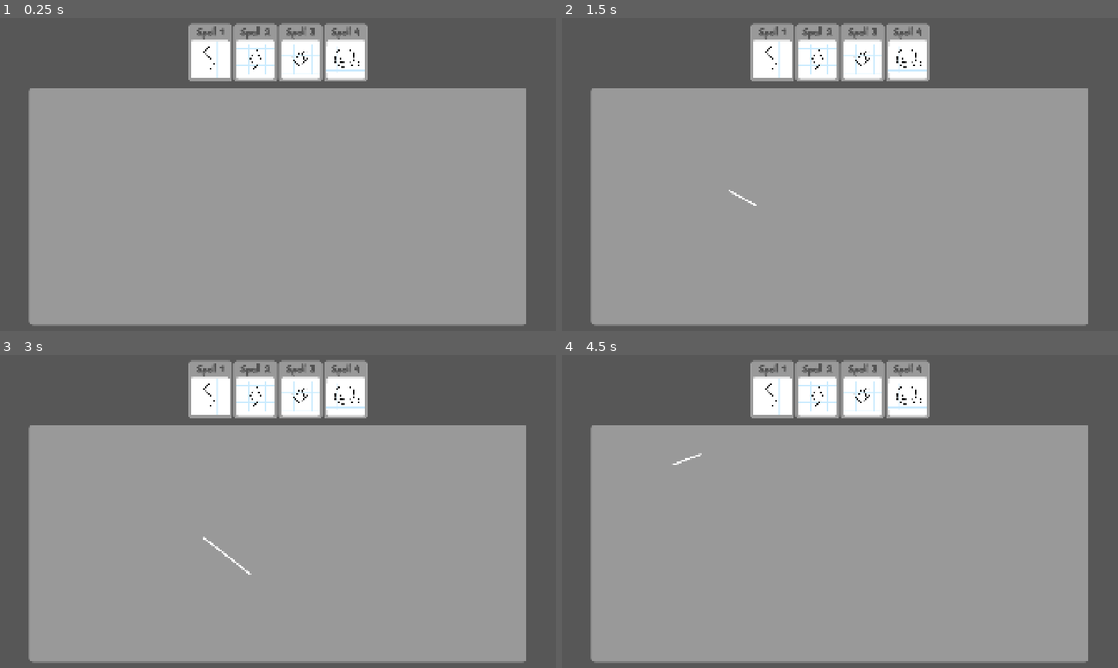
Above: before the commit, frames 1-4 (two rows, left to right).
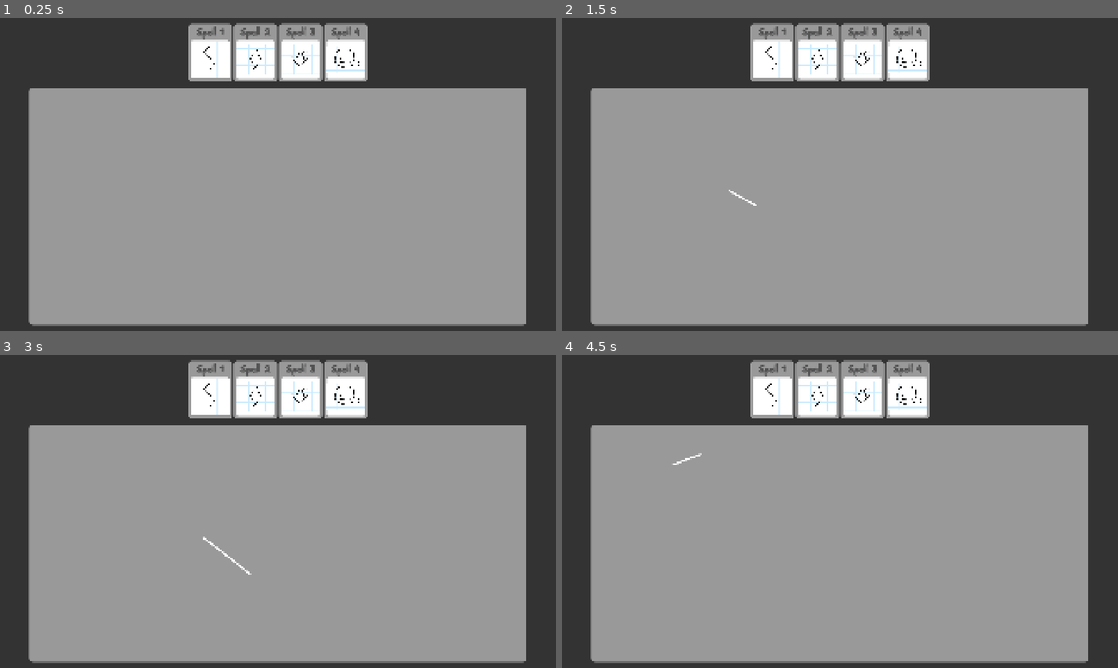
Above: after the commit, the same moments.

Repository: stvnnfrl/Portfolio
Game: Godot game, scene res://scenes/drawing.tscn
Same seed, same stepped clock (60 frames per second), same inputs: the game is played once before the commit and once after it.
Inputs (mouse positions are in pixels of both pictures, inside the frame that each line leads up to):
- Up to frame 1 (0.25 s): no input
- Up to frame 2 (1.5 s): tap Enter at 0.5 s; drag from (840, 205) to (895, 105) at 0.52 s; tap Space at 1.25 s; drag from (728, 190) to (812, 237) at 1.27 s
- Up to frame 3 (3 s): tap Enter at 2 s; move the mouse to (333, 442) at 2.02 s; click (333, 442) at 2.17 s; tap Space at 2.75 s; drag from (250, 574) to (111, 464) at 2.77 s
- Up to frame 4 (4.5 s): tap Enter at 3.5 s; move the mouse to (1006, 558) at 3.52 s; click (1006, 558) at 3.67 s; tap Space at 4.25 s; drag from (673, 464) to (756, 433) at 4.27 s

The runs differ from the first frame. In frame 1, 26% of the frame differs, in the area x 0-100%, y 0-100%; in frame 2, 26%; in frame 3, 26%; in frame 4, 26%.

Commit message:
drawing mini project ready

Diff:
--- a/mini_projects/drawing/code/GestureRecognizer.gd
+++ b/mini_projects/drawing/code/gesture_recognizer.gd
@@ -5,8 +5,10 @@
 
 # Called when the node enters the scene tree for the first time.
 func _ready() -> void:
-	test_resampler()
-	test_rotation()
+	#test_resampler()
+	#test_rotation()
+
+	load_templates()
 
 # Test functions
 func test_resampler():
@@ -71,11 +73,71 @@
 	pass
 
 
-# -------
+# ------- Template pipeline -------
+
+var templates : Dictionary = {}
+
+func normalize(points : PackedVector2Array, point_count : int = 64) -> PackedVector2Array:
+	# run step 1 to 3 of algorithm
+	points = resample(points, point_count)
+	points = rotate_to_zero(points)
+	points = scale_to_square(points, 250)
+	points = translate_to_origin(points)
+	return points
+
+func add_template(spell_name: String, raw_points: PackedVector2Array):
+	var normalized_points : PackedVector2Array = normalize(raw_points)
+
+	if not templates.has(spell_name):
+		templates[spell_name] = []
+
+	templates[spell_name].append(normalized_points)
+	save_templates()
+
+func save_templates():
+	var file = FileAccess.open("user://spells.json", FileAccess.WRITE)
+	if file:
+		var data_to_save : Dictionary = {}
+		for spell_name in templates:
+			data_to_save[spell_name] = []
+			for example in templates[spell_name]:
+				# convert to array for Json file
+				var point_list : Array = []
+				for p in example:
+					point_list.append([p.x, p.y])
+				data_to_save[spell_name].append(point_list)
+
+		file.store_string(JSON.stringify(data_to_save))
+		file.close()
+
+func load_templates():
+	# check if file exists
+	if not FileAccess.file_exists("user://spells.json"):
+		return
+
+	var file : FileAccess = FileAccess.open("user://spells.json", FileAccess.READ)
+	var text : String = file.get_as_text()
+	var json : JSON = JSON.new()
+	var parse_result : Error = json.parse(text)
+
+	if parse_result == OK:
+		var loaded_data = json.data
+		# clear dictionnary to make sure it is empty before adding data from file
+		templates.clear()
+
+		# Convert arrays [x, y] back to Vector2 for algorithm
+		for spell_name in loaded_data:
+			templates[spell_name] = []
+			for example_array in loaded_data[spell_name]:
+				var vec_array : PackedVector2Array = PackedVector2Array()
+				for p_data in example_array:
+					vec_array.append(Vector2(p_data[0], p_data[1]))
+				templates[spell_name].append(vec_array)
 
 # ------- $1 algorithm code -------
 
 # Step 1: Resampling
+
 func resample(points: PackedVector2Array, n: int = 64) -> PackedVector2Array:
 
 	# Don't bother resampling if the drawing is too small
@@ -197,25 +259,28 @@
 
 # Step 4 : recognizing
 
-# --- STEP 4: RECOGNITION ---
-
-func recognize(points: PackedVector2Array, templates: Array) -> Dictionary:
+func recognize(points: PackedVector2Array, template_dict: Dictionary) -> Dictionary:
+	# safety check
+	if template_dict.is_empty():
+		return { "name": "No Templates Loaded", "score": 0.0 }
+
 	var best_distance : float = INF
-	var best_template = null
-
-	for template in templates:
-		var distance : float = _distance_at_best_angle(points, template["points"], -PI/4, PI/4, 2.0 * PI / 180.0)
-
-		if distance < best_distance:
-			best_distance = distance
-			best_template = template
+	var best_name : String = "TBD"
+
+	for spell_name in template_dict:
+		for template_points in template_dict[spell_name]:
+			var distance : float = _distance_at_best_angle(points, template_points, -PI/4, PI/4, 2.0 * PI / 180.0)
+
+			if distance < best_distance:
+				best_distance = distance
+				best_name = spell_name
 
 	# Box size TBD !!
-	var box_size : float= 250.0
+	var box_size : float = 250.0
 	var tmp_half_sqrt : float = sqrt(2 * pow(box_size, 2)) / 2.0
 	var score : float = 1.0 - (best_distance / tmp_half_sqrt)
 
-	return { "name": best_template["name"], "score": score }
+	return { "name": best_name, "score": score }
 
 func _distance_at_best_angle(points: PackedVector2Array, T: PackedVector2Array, theta_a: float, theta_b: float, theta_delta: float) -> float:
 	var phi : float = 0.5 * (-1.0 + sqrt(5.0))
@@ -247,8 +312,10 @@
 
 func _path_distance(points_1 : PackedVector2Array, points_2 : PackedVector2Array) -> float:
 	var distance : float = 0.0
-
-	for i in range(len(points_1)):
+	# safety to make sure we don't get an out of bounds error
+	var length : int = min(points_1.size(), points_2.size())
+
+	for i in range(length):
 		distance += points_1[i].distance_to(points_2[i])
 
 	return distance / len(points_1)
--- a/mini_projects/drawing/scenes/drawing.tscn
+++ b/mini_projects/drawing/scenes/drawing.tscn
@@ -1,5 +1,6 @@
-[gd_scene load_steps=11 format=3 uid="uid://dy0af7j7y5whl"]
+[gd_scene load_steps=12 format=3 uid="uid://dy0af7j7y5whl"]
 
+[ext_resource type="Script" uid="uid://dwodwh3p1hj1" path="res://scenes/game_controller.gd" id="1_7fc8g"]
 [ext_resource type="StyleBox" uid="uid://b0qaaorrcb6vp" path="res://resources/SpellCardStyle.tres" id="1_c8mn3"]
 [ext_resource type="LabelSettings" uid="uid://663bly6lgqsf" path="res://resources/SpellTitle.tres" id="2_726w6"]
 [ext_resource type="StyleBox" uid="uid://qlj2wcy58gs2" path="res://resources/Clipper.tres" id="3_726w6"]
@@ -8,7 +9,7 @@
 [ext_resource type="Texture2D" uid="uid://b3m5jtcxbbgv6" path="res://assets/spells/spell3.jpg" id="5_7fc8g"]
 [ext_resource type="Texture2D" uid="uid://dyw2fn26lks6f" path="res://assets/spells/spell4.jpg" id="6_fxr7v"]
 [ext_resource type="Script" uid="uid://pu7yqgx8mu2p" path="res://scenes/drawing_pad.gd" id="8_oc4n8"]
-[ext_resource type="Script" uid="uid://mqtaf1dcwdoa" path="res://code/GestureRecognizer.gd" id="9_e0gpi"]
+[ext_resource type="Script" uid="uid://mqtaf1dcwdoa" path="res://code/gesture_recognizer.gd" id="9_e0gpi"]
 
 [sub_resource type="StyleBoxFlat" id="StyleBoxFlat_5ae3v"]
 corner_radius_top_left = 15
@@ -17,6 +18,7 @@
 corner_radius_bottom_left = 15
 
 [node name="CanvasLayer" type="CanvasLayer"]
+script = ExtResource("1_7fc8g")
 
 [node name="background" type="ColorRect" parent="."]
 anchors_preset = 15
--- a/mini_projects/drawing/scenes/drawing_pad.gd
+++ b/mini_projects/drawing/scenes/drawing_pad.gd
@@ -1,6 +1,5 @@
 extends Panel
 
-# Signal we will send to the main game controller when the user is done drawing
 signal drawing_finished(points: PackedVector2Array)
 
 var _active_line: PackedVector2Array = []
@@ -11,7 +10,7 @@
 	mouse_filter = Control.MOUSE_FILTER_STOP
 
 func _gui_input(event):
-	# 1. DETECT MOUSE CLICK (START/END)
+	# 1. detect mouse click
 	if event is InputEventMouseButton:
 		if event.button_index == MOUSE_BUTTON_LEFT:
 			if event.pressed:
@@ -19,7 +18,7 @@
 			else:
 				_end_drawing()
 
-	# 2. DETECT MOUSE MOVEMENT (DRAGGING)
+	# 2. detect dragging
 	elif event is InputEventMouseMotion and _is_drawing:
 		_add_point(event.position)
 
--- /dev/null
+++ b/mini_projects/drawing/scenes/game_controller.gd
@@ -0,0 +1,73 @@
+extends CanvasLayer
+
+@onready var recognizer = $testNode
+@onready var drawing_pad = $mainLayout/drawingPadMargin/drawingPad
+@onready var spell_slots = [
+	$mainLayout/MarginContainer/spellBar/spellSlot1,
+	$mainLayout/MarginContainer/spellBar/spellSlot2,
+	$mainLayout/MarginContainer/spellBar/spellSlot3,
+	$mainLayout/MarginContainer/spellBar/spellSlot4
+]
+
+# State variables
+var is_recording_mode = false # true = train, false = play
+var current_target_spell = "spell1"
+
+func _ready():
+	# Connect the drawing pad
+	drawing_pad.drawing_finished.connect(_on_drawing_finished)
+
+	# Connect spell clicks (this is for the training part) by listening for GUI input on the slots
+	for i in range(spell_slots.size()):
+		var tmp_slot = spell_slots[i]
+		tmp_slot.gui_input.connect(_on_slot_input.bind(i))
+
+	if is_recording_mode:
+		print("Currently training")
+	else:
+		print("Currently playing")
+	update_ui_color()
+
+func _on_slot_input(event, index):
+	if event is InputEventMouseButton and event.pressed and event.button_index == MOUSE_BUTTON_LEFT:
+		current_target_spell = "spell" + str(index + 1)
+		highlight_slot(index)
+
+func _on_drawing_finished(raw_points: PackedVector2Array):
+	if is_recording_mode:
+		recognizer.add_template(current_target_spell, raw_points)
+		flash_feedback(Color.GREEN)
+	else:
+		var normalized = recognizer.normalize(raw_points)
+		var result = recognizer.recognize(normalized, recognizer.templates)
+
+		if result["score"] > 0.85:
+			var spell_index : int = int(result["name"].replace("spell", "")) - 1
+			highlight_slot(spell_index)
+			flash_feedback(Color.WEB_GREEN)
+			print("Recognized: ", result["name"], " Score: ", result["score"])
+		else:
+			highlight_slot(-1)
+			flash_feedback(Color.CRIMSON)
+			print("Not recognized well enough.")
+
+# Visual helpers
+
+func highlight_slot(index):
+	for slot in spell_slots:
+		slot.modulate = Color(0.5, 0.5, 0.5)
+	# make the selected spell bright
+	if index >= 0 and index < spell_slots.size():
+		spell_slots[index].modulate = Color(1.5, 1.5, 1.5)
+
+func update_ui_color():
+	if is_recording_mode:
+		$background.color = Color.CRIMSON
+	else:
+		$background.color = Color(0.2, 0.2, 0.2)
+
+func flash_feedback(color: Color):
+	var original_color = drawing_pad.self_modulate
+	drawing_pad.self_modulate = color
+	await get_tree().create_timer(0.2).timeout
+	drawing_pad.self_modulate = original_color
Renamed: mini_projects/drawing/code/GestureRecognizer.gd.uid -> mini_projects/drawing/code/gesture_recognizer.gd.uid
Not shown, added: mini_projects/drawing/scenes/game_controller.gd.uid
